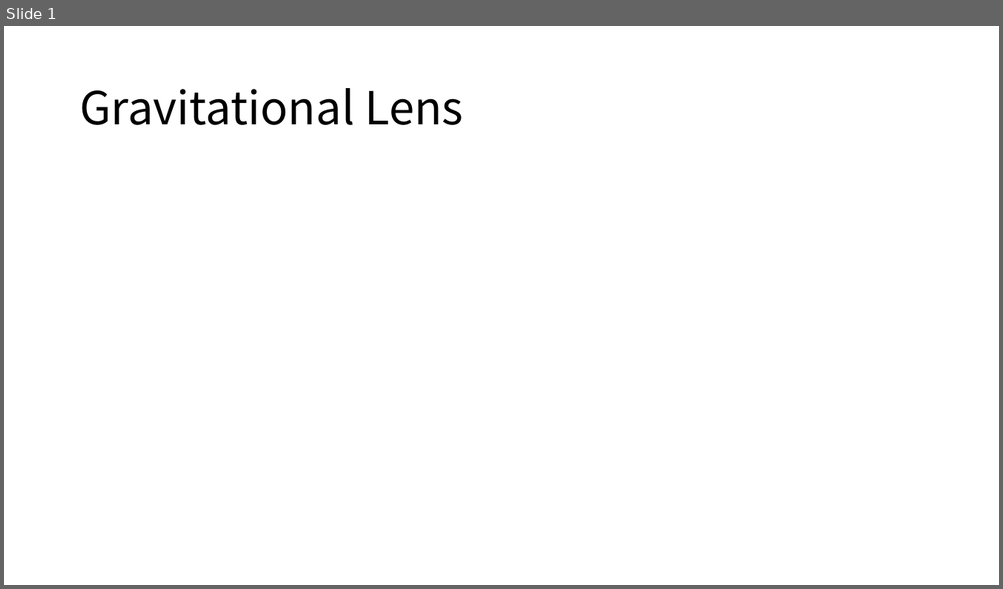
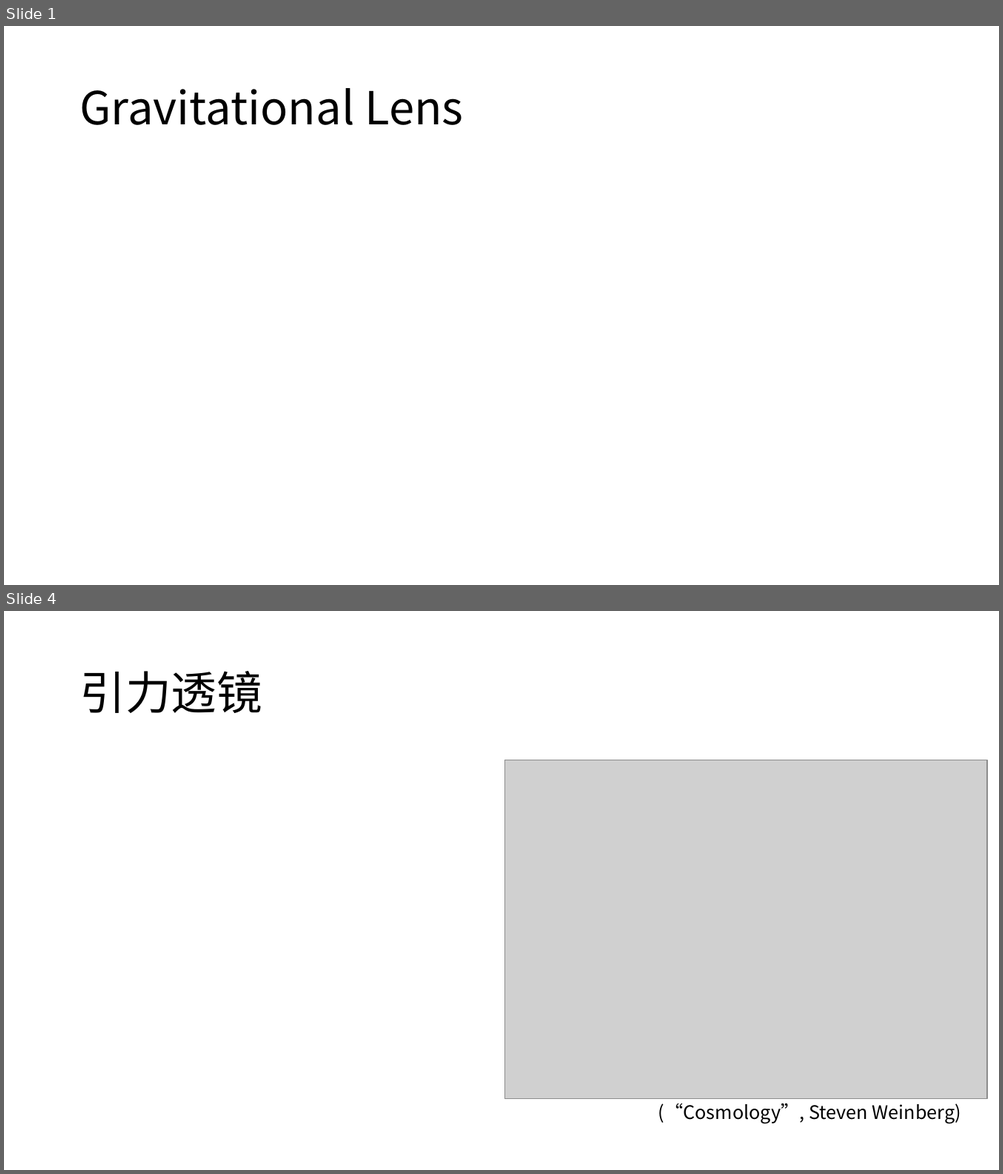
Before and after one commit to willlake/Gravitational-lens, a slide deck: Gravitational lens.pptx. Shown one above the other, each under a label of ours: slide 1 before the commit, slides 1 and 4 after it; the slides between them are not shown. The pictures are 1003x589 and 1003x1174 pixels, drawn with LibreOffice and Linux fonts; fonts in the diff are those of the drawing; grey boxes stand for pictures; background and template pictures are left out. Boxes give left, top, right and bottom in pixels: in the first picture for what was removed or moved away, otherwise in the second. Text is boxed around its words. In the diff, an @@ line names an element or a change of style, - is before the commit and + after.

```diff
--- a/Gravitational lens.pptx
+++ b/Gravitational lens.pptx
@@ slide 4 added at (4,611,999,1170), background #FFFFFF @@
@@ title added at (79,671,262,713), 44 pt, text #000000 @@
+引力透镜
@@ picture added at (505,760,987,1099) @@
@@ text added at (658,1103,961,1125), 18 pt, text #000000 @@
+(“Cosmology”, Steven Weinberg)
```
Also in this commit, not shown: 4 other slides added, 4 other files.
